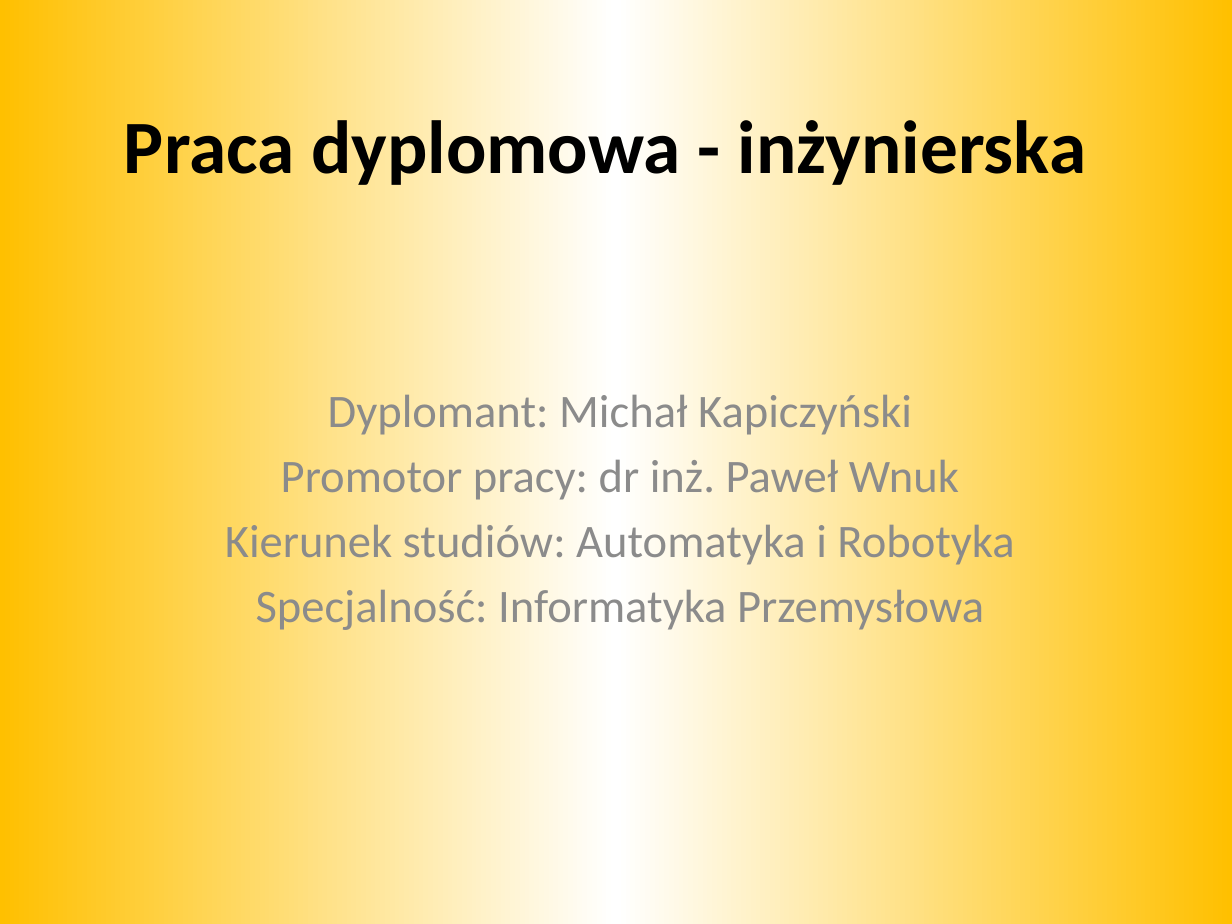
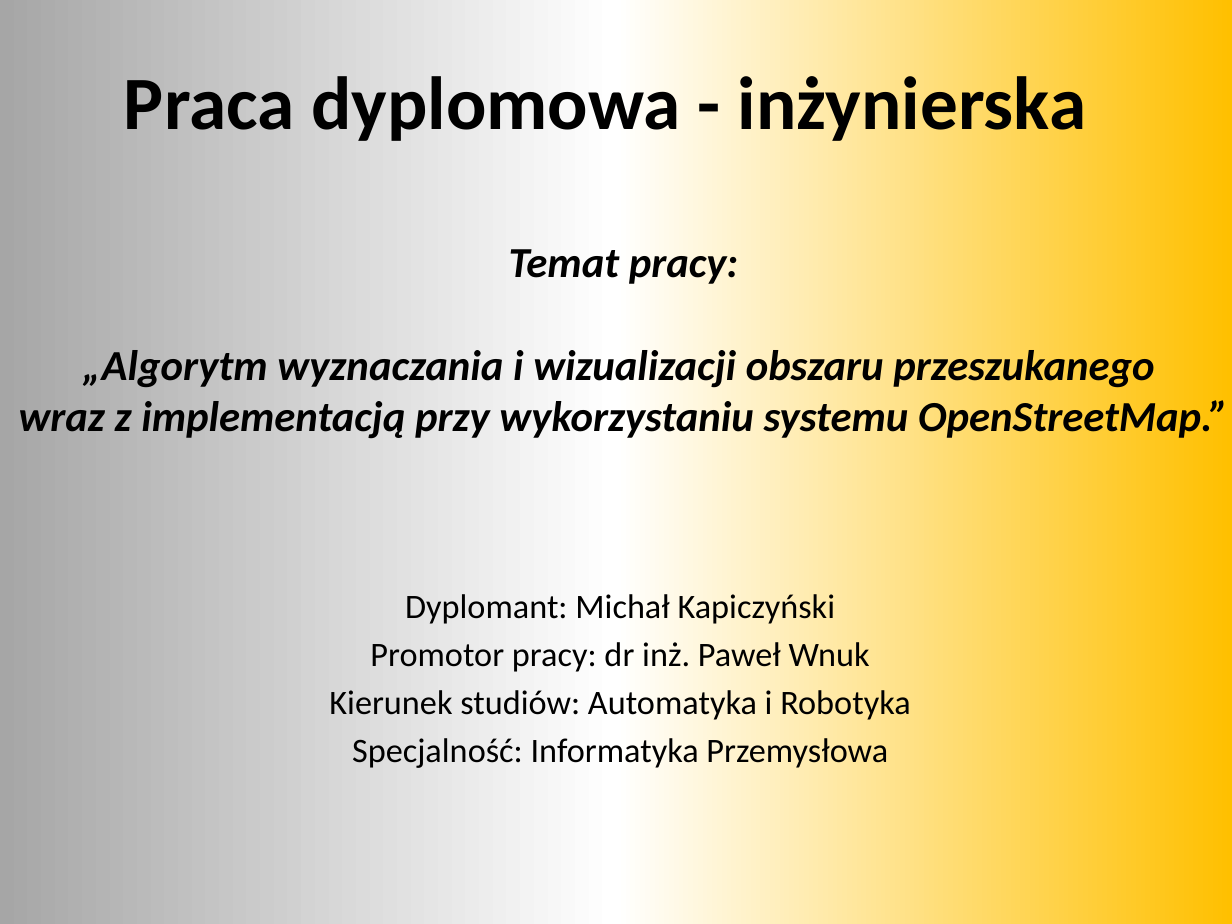
Before and after one commit to mkapiczy/DronVision, a slide deck: slide 1 of Dokumenty/Obrona/Prezentacja.pptx. Drawn at 1232x924 pixels with LibreOffice and Linux fonts; fonts in the diff are those of the drawing. Boxes give left, top, right and bottom in pixels: in the first picture for what was removed or moved away, otherwise in the second. Text is boxed around its words. In the diff, an @@ line names an element or a change of style, - is before the commit and + after.

```diff
--- a/Dokumenty/Obrona/Prezentacja.pptx
+++ b/Dokumenty/Obrona/Prezentacja.pptx
@@ background gradient #FFC000 to #FFFFFF to gradient #A6A6A6 to #FFFFFF to #FFC000 @@
@@ title "Praca dyplomowa - inżynierska": place and size @@
-title "Praca dyplomowa - inżynierska" at (124,111,1087,191)
+title "Praca dyplomowa - inżynierska" at (124,66,1087,146)
@@ text added at (19,249,1228,442), 25 pt, text #000000, bold, italic @@
+Temat pracy:
+„Algorytm wyznaczania i wizualizacji obszaru przeszukanego
+wraz z implementacją przy wykorzystaniu systemu OpenStreetMap.”
@@ subtitle "Dyplomant: Michał Kapiczyński": place and size @@
-subtitle "Dyplomant: Michał Kapiczyński" at (225,388,1014,635)
+subtitle "Dyplomant: Michał Kapiczyński" at (329,590,910,771)
@@ subtitle "Dyplomant: Michał Kapiczyński" at (329,590,910,771): size 27.2 to 20 pt, text colour #8C8C8C to #000000; less space between paragraphs @@
```
Also in this commit, not shown: 16 other slides changed, 10 slides added, 11 slides removed, 4 other files.
